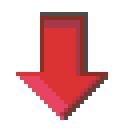
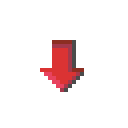
Layer changes from the first 128 × 128 image to the second:
painted on "Layer 0" over [16, 12, 108, 120]
